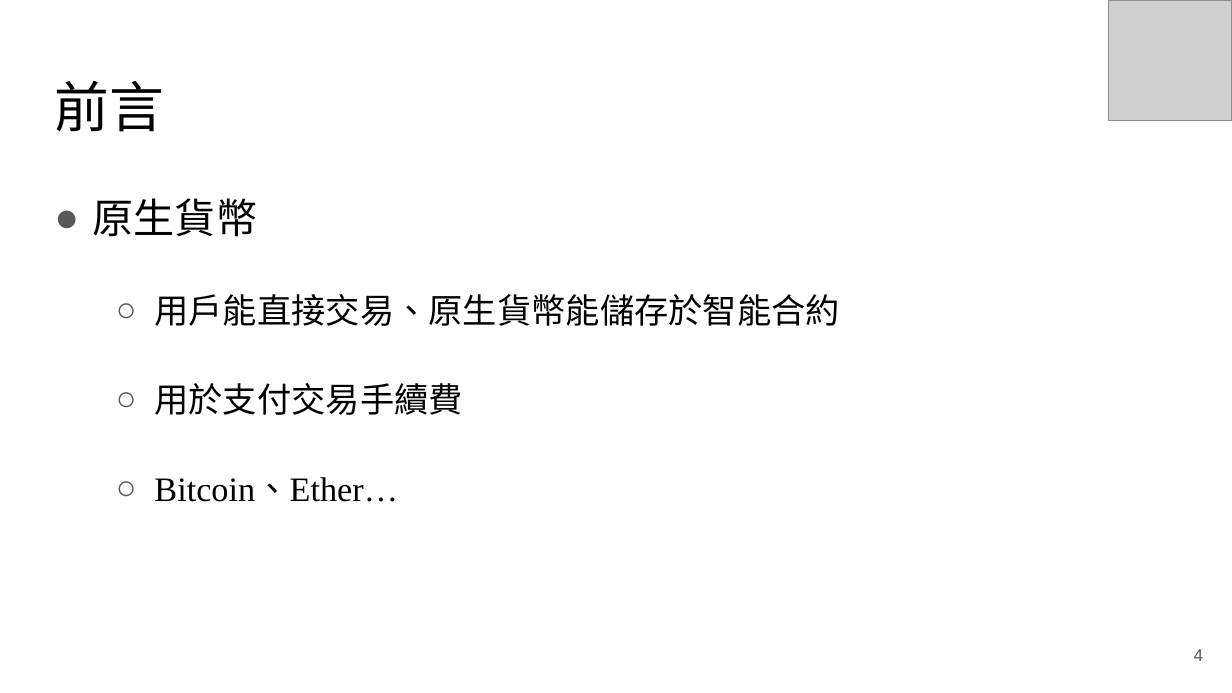
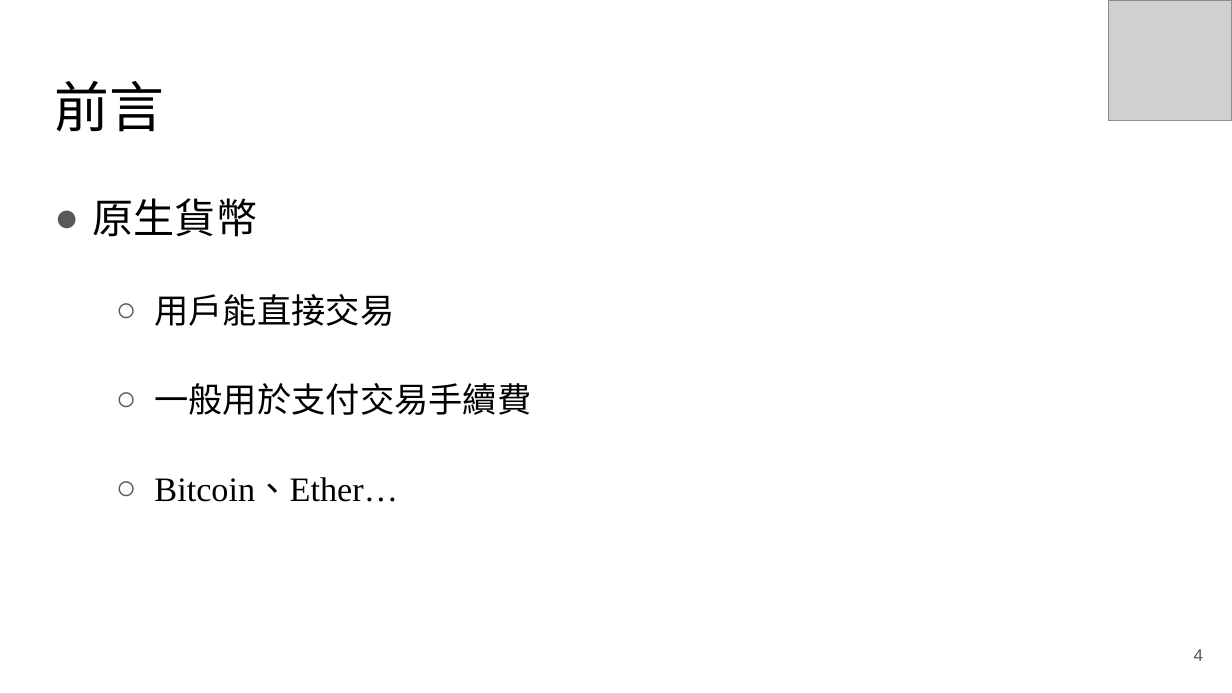
Before and after one commit to RyuChu/A-Decentralized-Digital-Currency-Tracing-Service, a slide deck: slide 4 of Documents/論文簡報_V3.pptx. Drawn at 1232x693 pixels with LibreOffice and Linux fonts; fonts in the diff are those of the drawing; grey boxes stand for pictures. Boxes give left, top, right and bottom in pixels: in the first picture for what was removed or moved away, otherwise in the second. Text is boxed around its words. In the diff, an @@ line names an element or a change of style, - is before the commit and + after.

Commit message:
更新簡報

```diff
--- a/Documents/論文簡報_V3.pptx
+++ b/Documents/論文簡報_V3.pptx
@@ text at [154,294,531,415]: text changed @@
-  ○ 用戶能直接交易、原生貨幣能儲存於智能合約
-  ○ 用於支付交易手續費
+  ○ 用戶能直接交易
+  ○ 一般用於支付交易手續費
```
